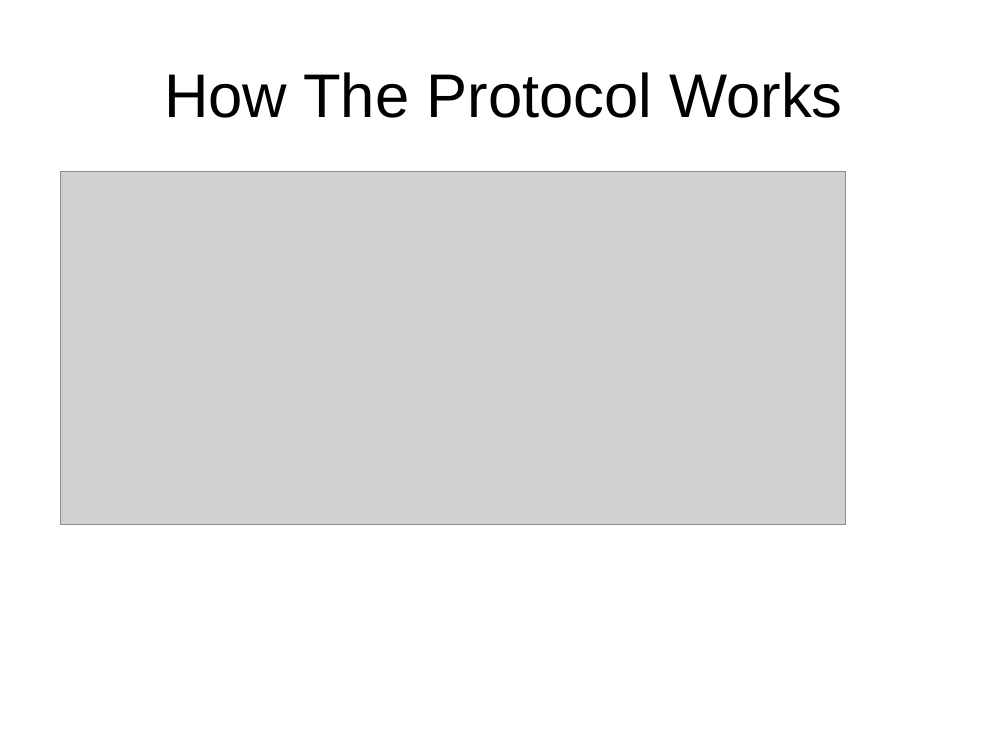
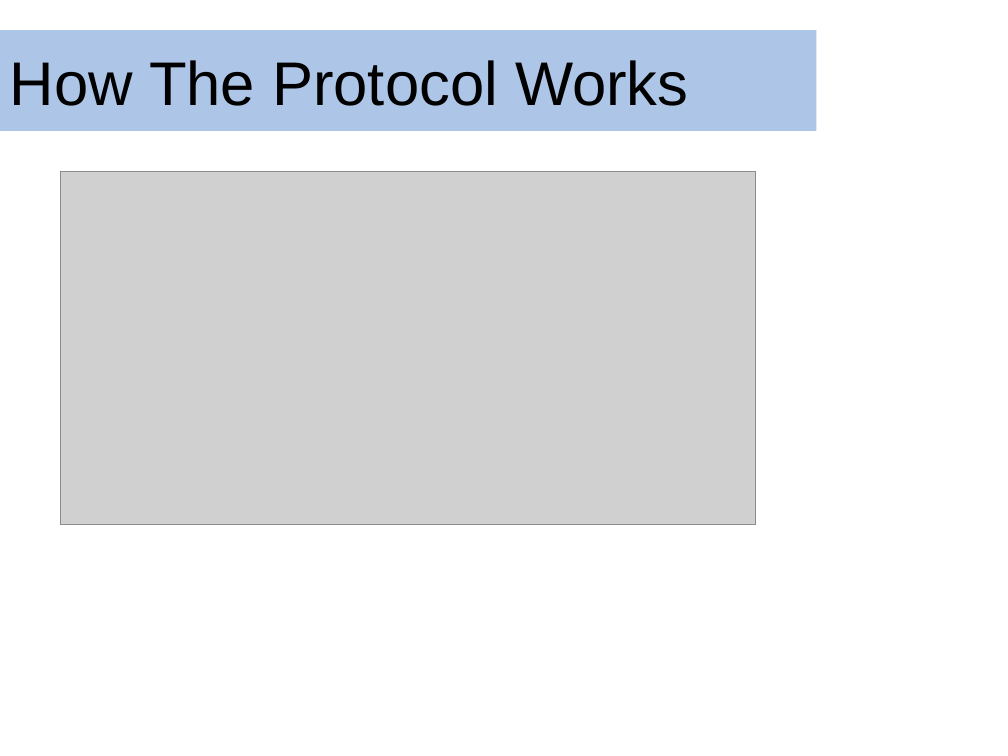
Before and after one commit to dmclayton/5g-security, a slide deck: slide 7 of ppt/5gakaPpt.pptx. Drawn at 1008x756 pixels with LibreOffice and Linux fonts; fonts in the diff are those of the drawing; grey boxes stand for pictures; background and template pictures are left out. Boxes give left, top, right and bottom in pixels: in the first picture for what was removed or moved away, otherwise in the second. Text is boxed around its words. In the diff, an @@ line names an element or a change of style, - is before the commit and + after.

```diff
--- a/ppt/5gakaPpt.pptx
+++ b/ppt/5gakaPpt.pptx
@@ rectangle "How The Protocol Works": place and size @@
-rectangle "How The Protocol Works" at box(164, 72, 842, 118)
+rectangle "How The Protocol Works" at box(0, 30, 816, 131)
@@ rectangle "How The Protocol Works" at box(0, 30, 816, 131): alignment centre to left; fill none to #ADC5E7 @@
@@ picture: place and size @@
-picture at box(60, 171, 846, 524)
+picture at box(60, 171, 756, 524)
```
Also in this commit, not shown: 12 other slides changed.
